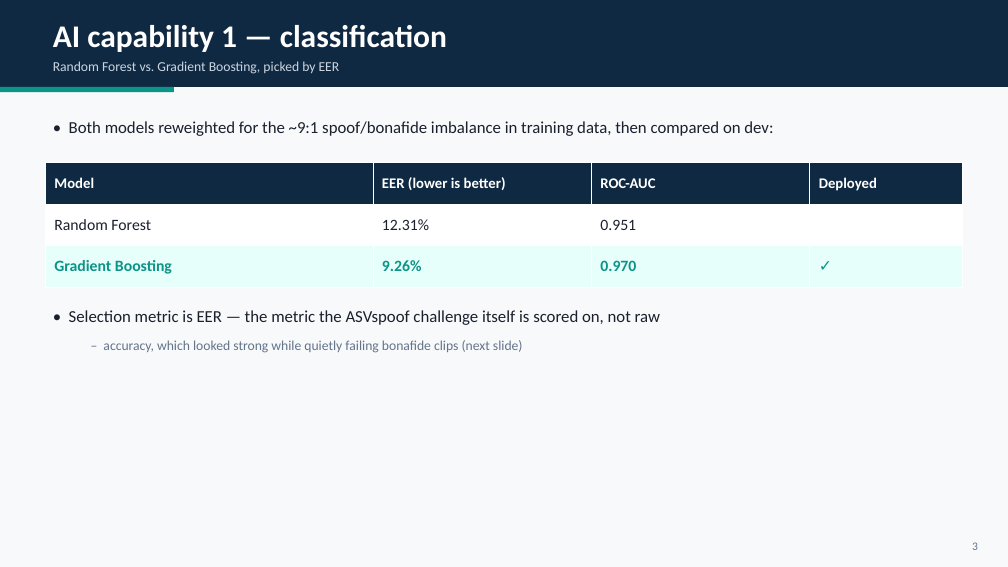
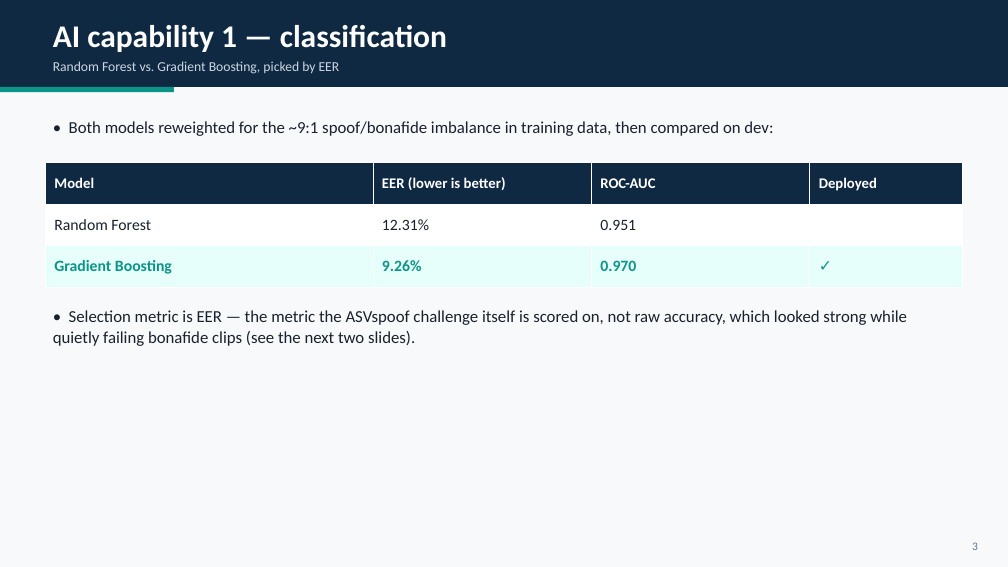
Before and after one commit to HadarBaum/asvspoof-voice-ai, a slide deck: slide 4 of docs/slides/slides.pptx. Drawn at 1008x567 pixels with LibreOffice and Linux fonts; fonts in the diff are those of the drawing. Boxes give left, top, right and bottom in pixels: in the first picture for what was removed or moved away, otherwise in the second. Text is boxed around its words. In the diff, an @@ line names an element or a change of style, - is before the commit and + after.

```diff
--- a/docs/slides/slides.pptx
+++ b/docs/slides/slides.pptx
@@ text "• Both models reweighted for ..." at (69, 121, 773, 136): more space between paragraphs @@
@@ text at (53, 310, 907, 346): text changed @@
-• Selection metric is EER — the metric the ASVspoof challenge itself is scored on, not raw
-  – accuracy, which looked strong while quietly failing bonafide clips (next slide)
+• Selection metric is EER — the metric the ASVspoof challenge itself is scored on, not raw accuracy, which looked strong while quietly failing bonafide clips (see the next two slides).
```
Also in this commit, not shown: 11 other slides changed, 1 slide added, 1 other file.
